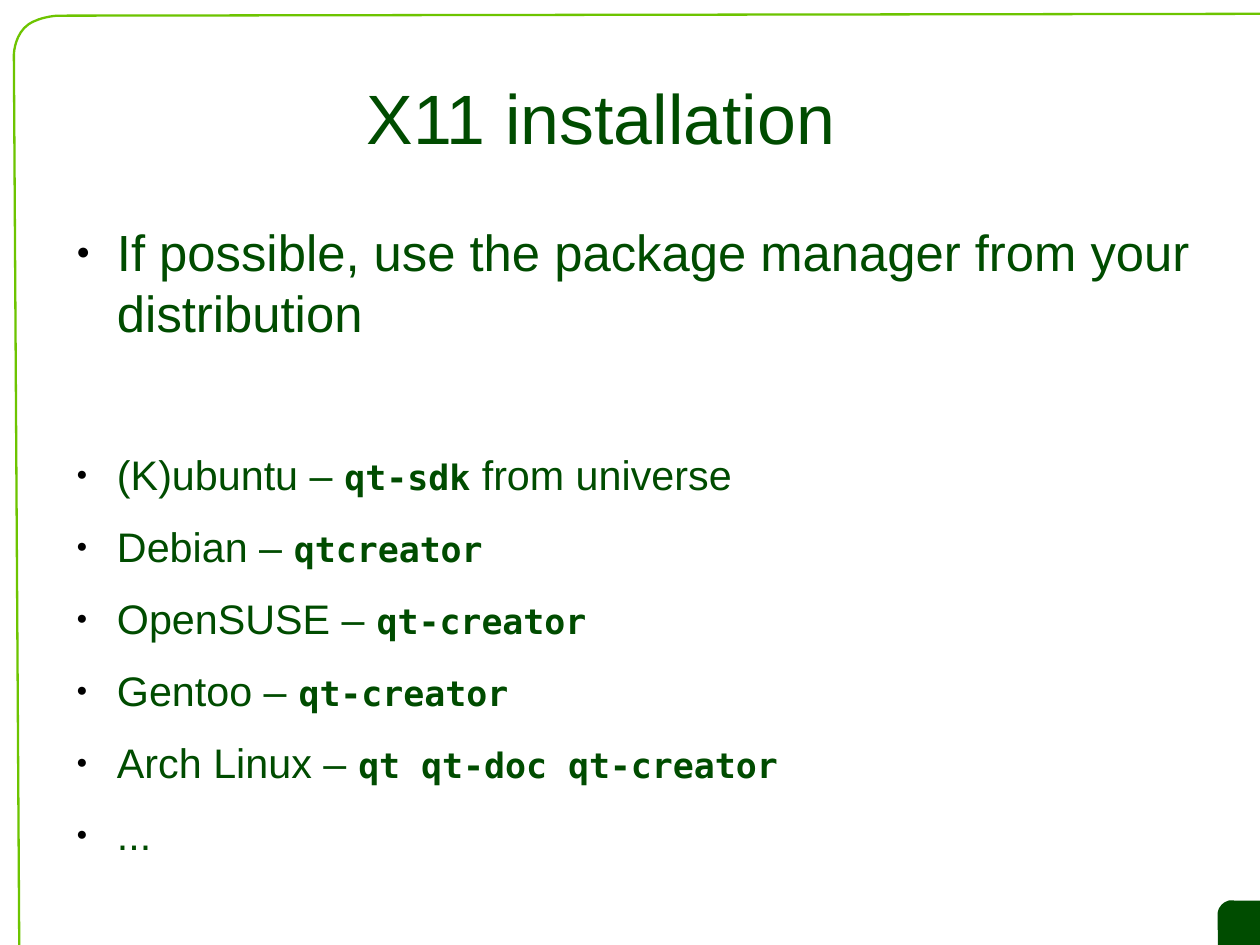
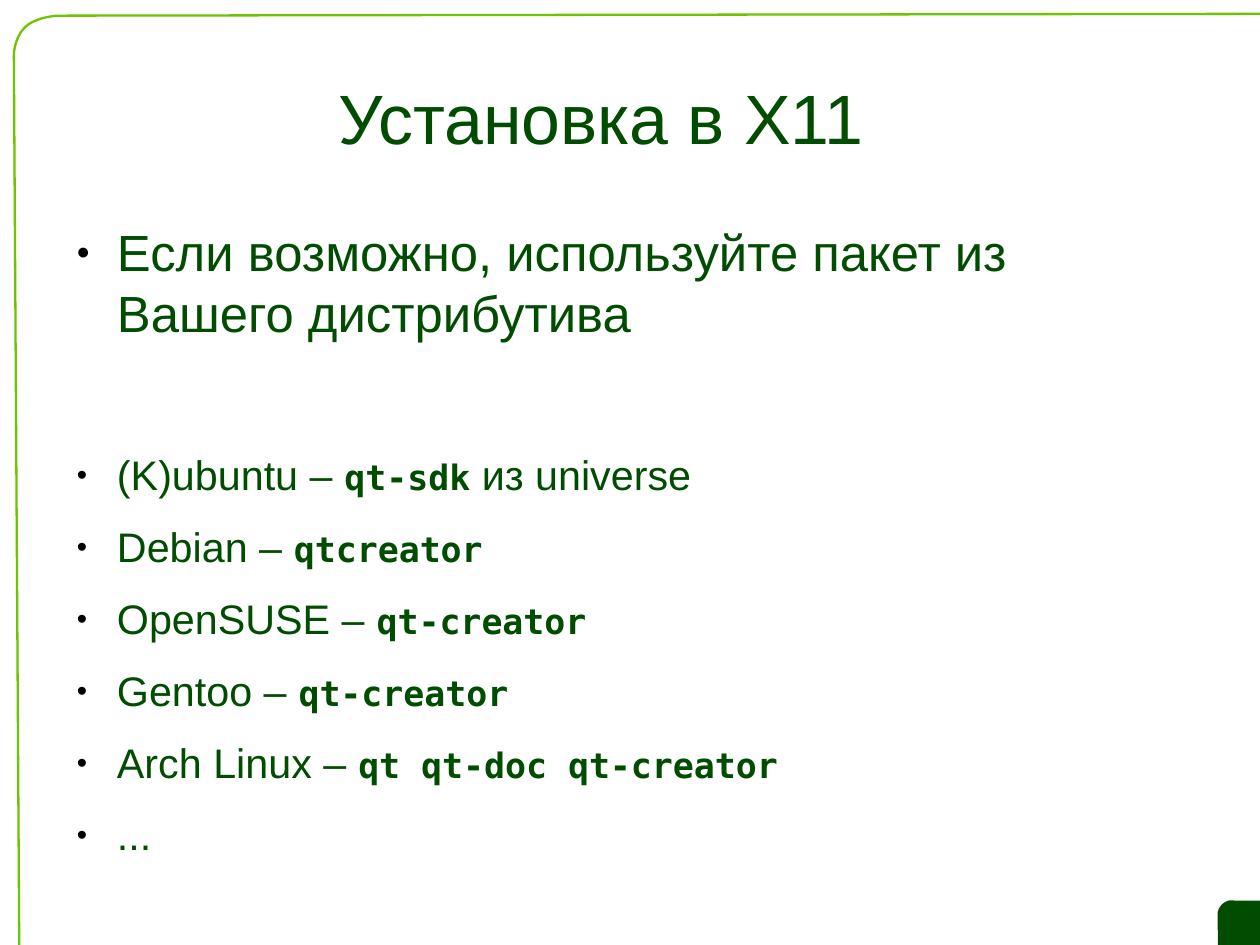
Before and after one commit to saa/qecm, a slide deck: slide 29 of L1/L1 Slides.odp. Drawn at 1260x945 pixels with LibreOffice and Linux fonts; fonts in the diff are those of the drawing; background and template pictures are left out. Boxes give left, top, right and bottom in pixels: in the first picture for what was removed or moved away, otherwise in the second. Text is boxed around its words. In the diff, an @@ line names an element or a change of style, - is before the commit and + after.

```diff
--- a/L1/L1 Slides.odp
+++ b/L1/L1 Slides.odp
@@ title at (338, 96, 863, 145): text changed @@
-X11 installation
+Установка в X11
@@ text at (117, 233, 1007, 498): text changed @@
-● If possible, use the package manager from your distribution
-● (K)ubuntu – qt-sdk from universe
+● Если возможно, используйте пакет из Вашего дистрибутива
+● (K)ubuntu – qt-sdk из universe
```
Also in this commit, not shown: 14 other slides changed, 9 slides added, 9 slides removed, 1 other file.
